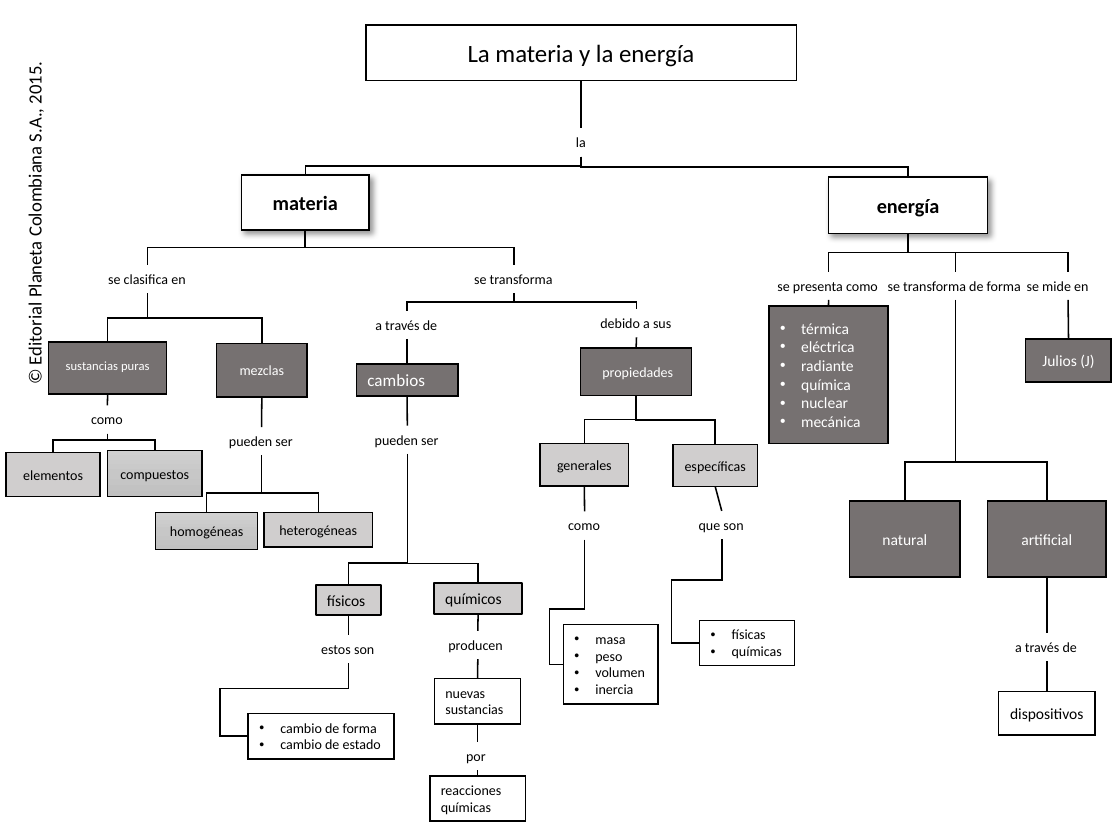
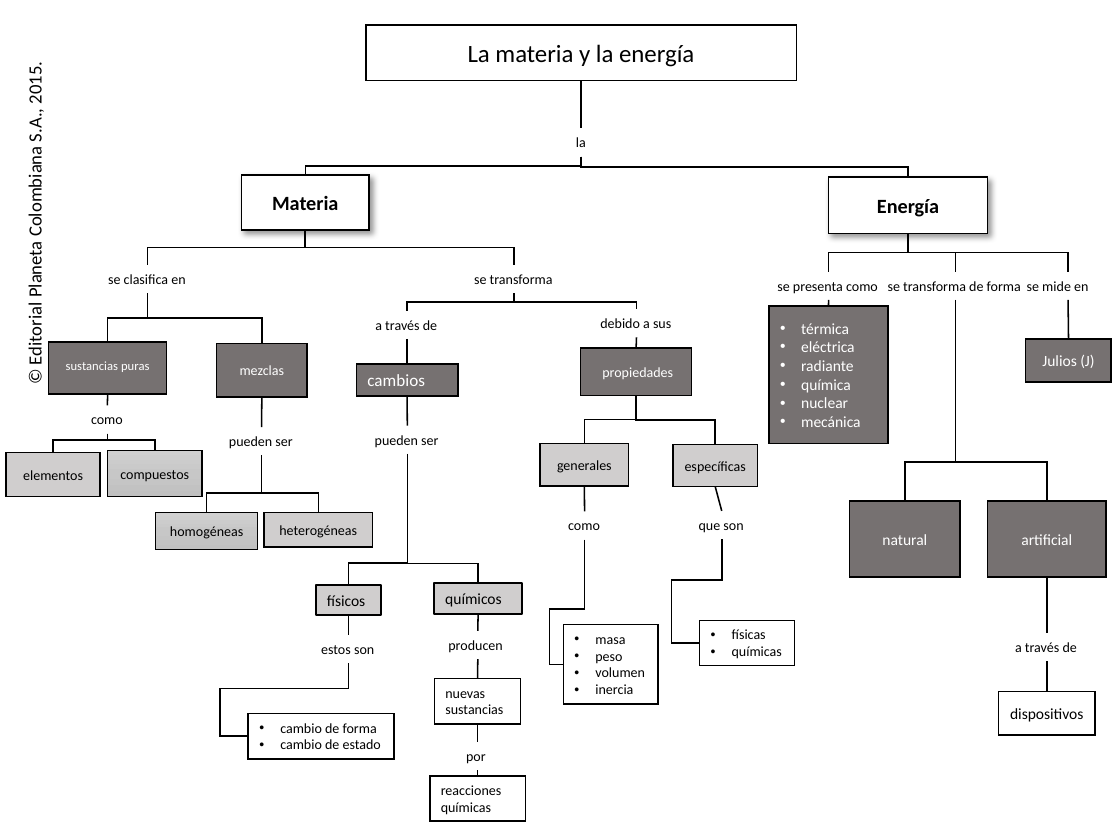
Before and after one commit to AulaPlanetaColombia/CienciasNaturales, a slide deck: slide 1 of fuentes/contenidos/grado10/guion09/CN__10_09.pptx. Drawn at 1120x840 pixels with LibreOffice and Linux fonts; fonts in the diff are those of the drawing; background and template pictures are left out. Boxes give left, top, right and bottom in pixels: in the first picture for what was removed or moved away, otherwise in the second. Text is boxed around its words. In the diff, an @@ line names an element or a change of style, - is before the commit and + after.

```diff
--- a/fuentes/contenidos/grado10/guion09/CN__10_09.pptx
+++ b/fuentes/contenidos/grado10/guion09/CN__10_09.pptx
@@ text in rectangle at [272,196,338,210]: text changed @@
-materia
+Materia
@@ text in rectangle at [877,199,939,217]: text changed @@
-energía
+Energía
```
Also in this commit, not shown: 13 other files.
